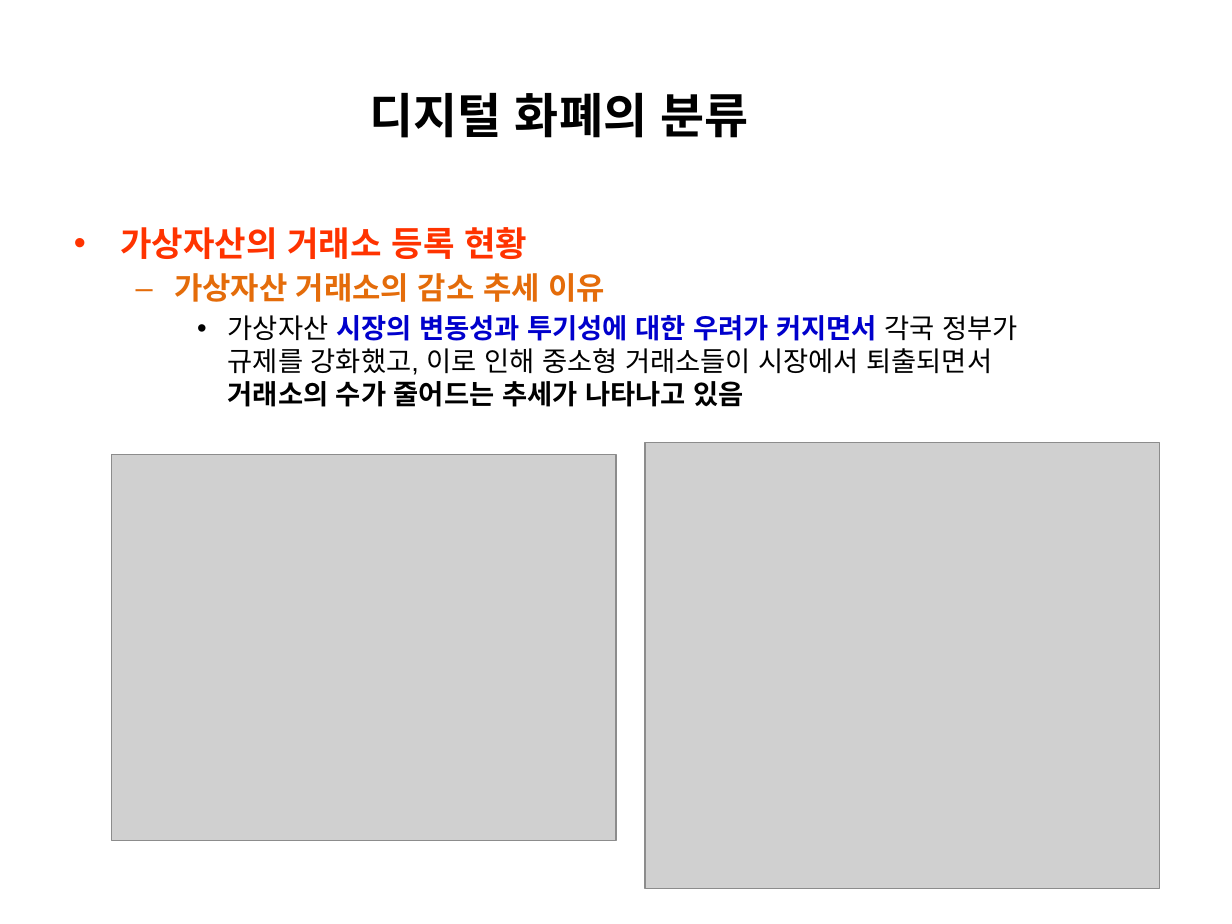
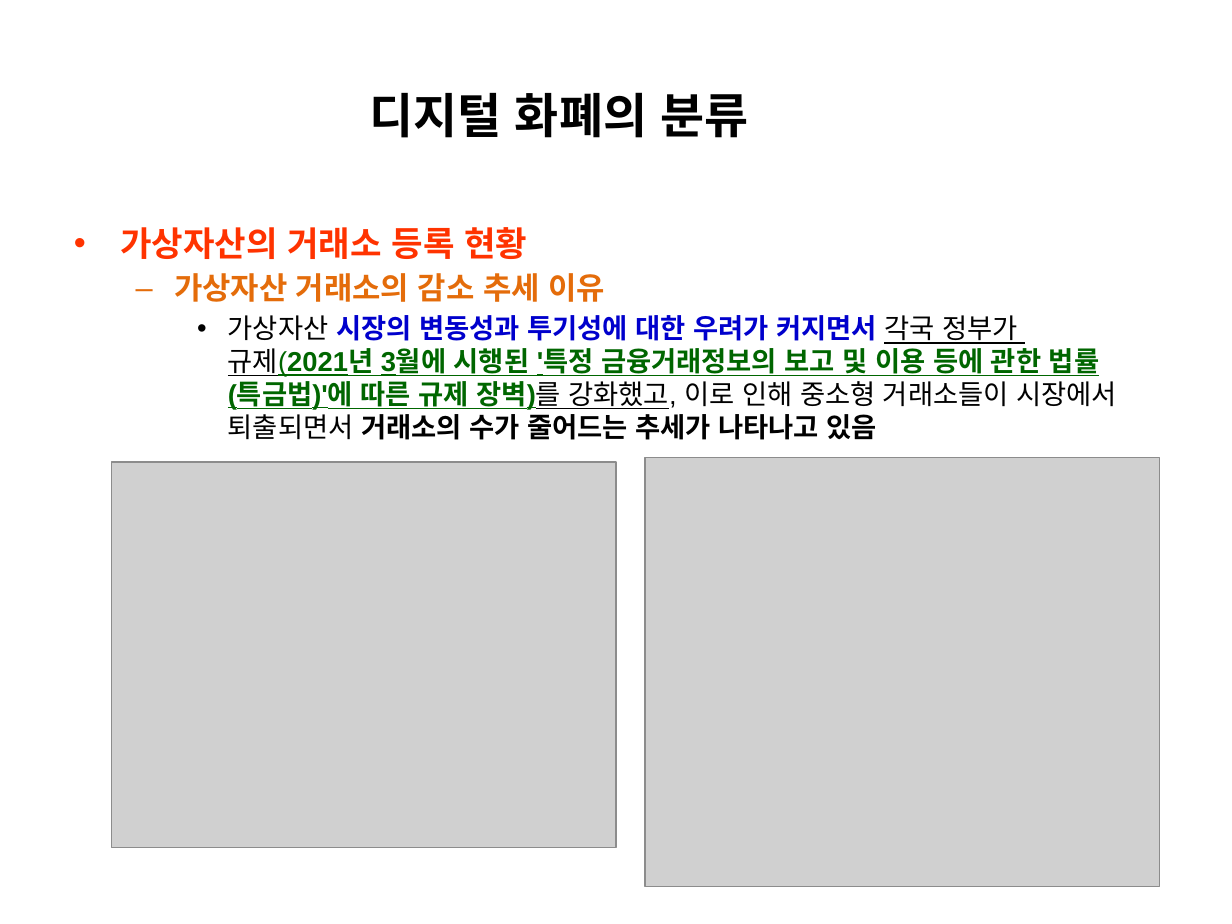
Before and after one commit to park-1927/course, a slide deck: slide 26 of 블록체인/2025-4-디지털 화폐의 분류.pptx (slide 28 before the commit). Drawn at 1232x924 pixels with LibreOffice and Linux fonts; fonts in the diff are those of the drawing; grey boxes stand for pictures. Boxes give left, top, right and bottom in pixels: in the first picture for what was removed or moved away, otherwise in the second. Text is boxed around its words. In the diff, an @@ line names an element or a change of style, - is before the commit and + after.

```diff
--- a/블록체인/2025-4-디지털 화폐의 분류.pptx
+++ b/블록체인/2025-4-디지털 화폐의 분류.pptx
@@ text at (228, 315, 1117, 440): text changed @@
-    • 가상자산 시장의 변동성과 투기성에 대한 우려가 커지면서 각국 정부가
-      규제를 강화했고, 이로 인해 중소형 거래소들이 시장에서 퇴출되면서
-      거래소의 수가 줄어드는 추세가 나타나고 있음
+    • 가상자산 시장의 변동성과 투기성에 대한 우려가 커지면서 각국 정부가
+      규제(2021년 3월에 시행된 '특정 금융거래정보의 보고 및 이용 등에 관한 법률(특금법)'에 따른 규제 장벽)를 강화했고, 이로 인해 중소형 거래소들이 시장에서 퇴출되면서 거래소의 수가 줄어드는 추세가 나타나고 있음
@@ picture: place and size @@
-picture at (112, 455, 616, 840)
+picture at (112, 462, 616, 848)
@@ picture: place and size @@
-picture at (646, 442, 1159, 888)
+picture at (646, 457, 1159, 886)
```
Also in this commit, not shown: 25 other slides changed, 2 slides added, 2 slides removed, 4 other files.
